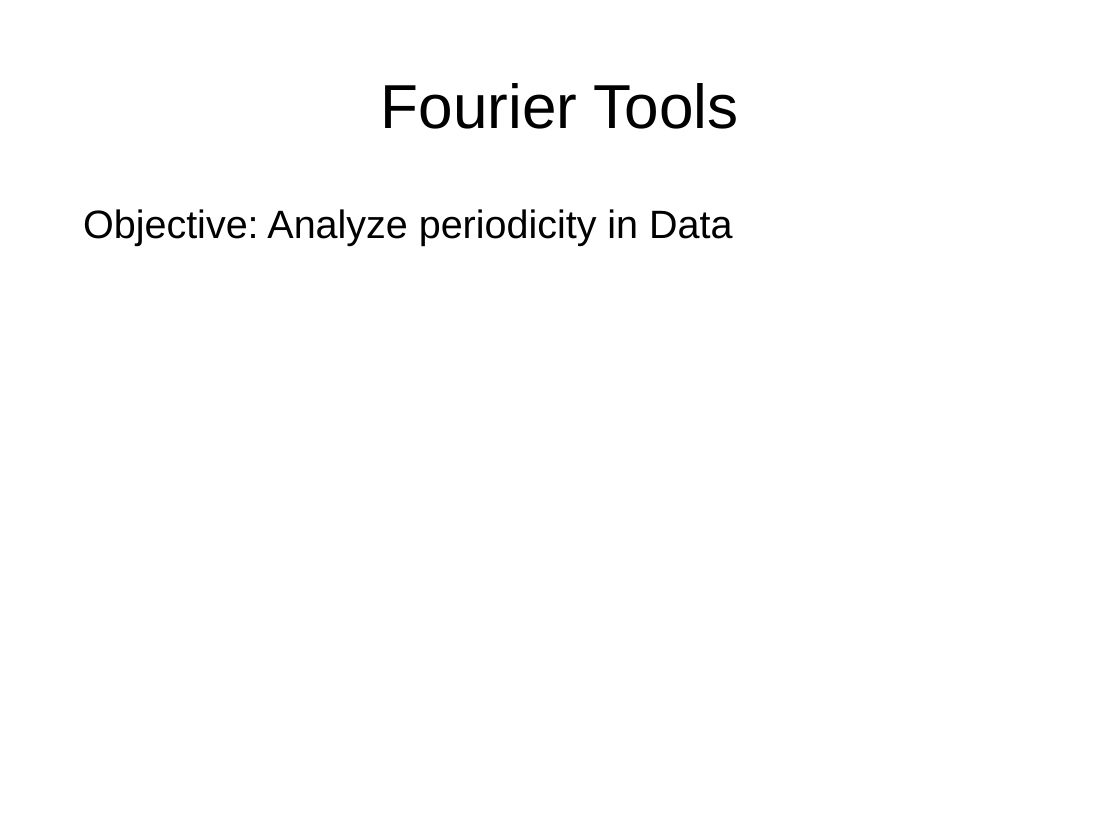
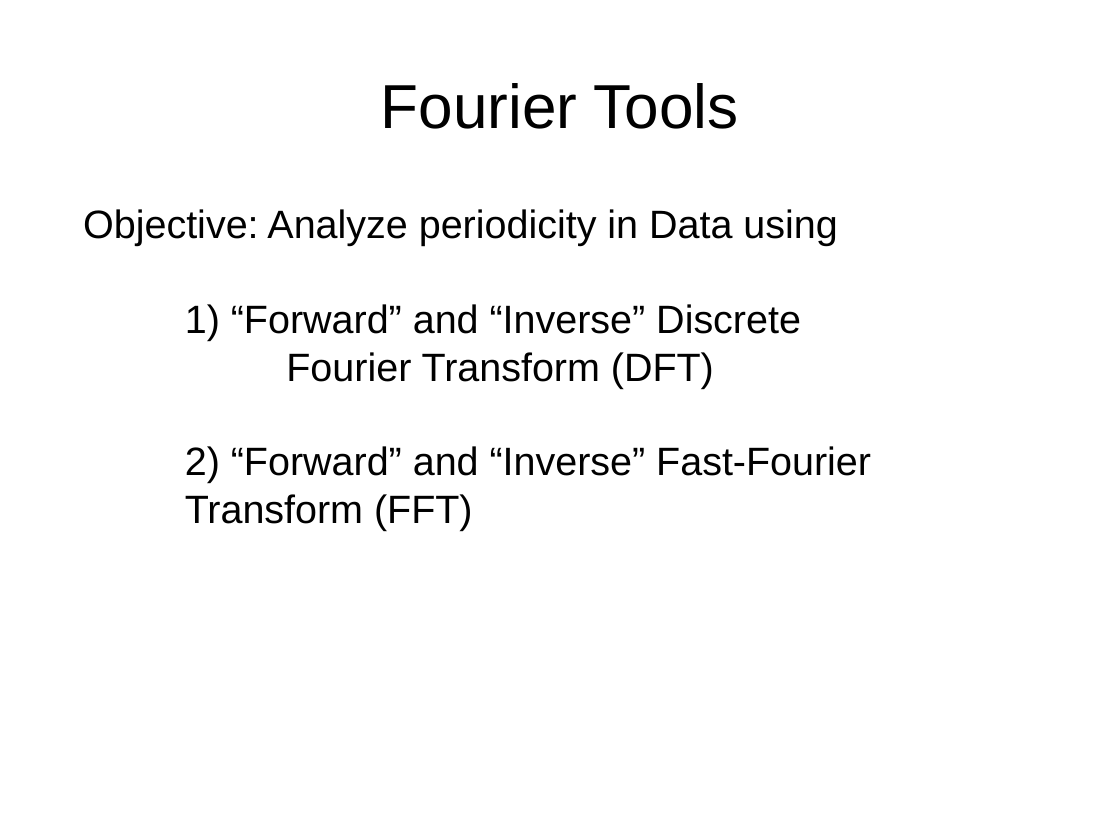
Before and after one commit to frederick-douglas-pearce/data-analysis-tools, a slide deck: slide 6 of Data_Analysis_Tools.odp. Drawn at 1120x840 pixels with LibreOffice and Linux fonts; fonts in the diff are those of the drawing. Boxes give left, top, right and bottom in pixels: in the first picture for what was removed or moved away, otherwise in the second. Text is boxed around its words. In the diff, an @@ line names an element or a change of style, - is before the commit and + after.

Commit message:
Updated to include other data analysis projects beyond Fourier

```diff
--- a/Data_Analysis_Tools.odp
+++ b/Data_Analysis_Tools.odp
@@ text at (x1=83, y1=209, x2=871, y2=531): text changed @@
-Objective: Analyze periodicity in Data
+Objective: Analyze periodicity in Data using
+1) “Forward” and “Inverse” Discrete Fourier Transform (DFT)
+2) “Forward” and “Inverse” Fast-Fourier Transform (FFT)
```
Also in this commit, not shown: 4 other slides changed, 1 slide added, 4 other files.
